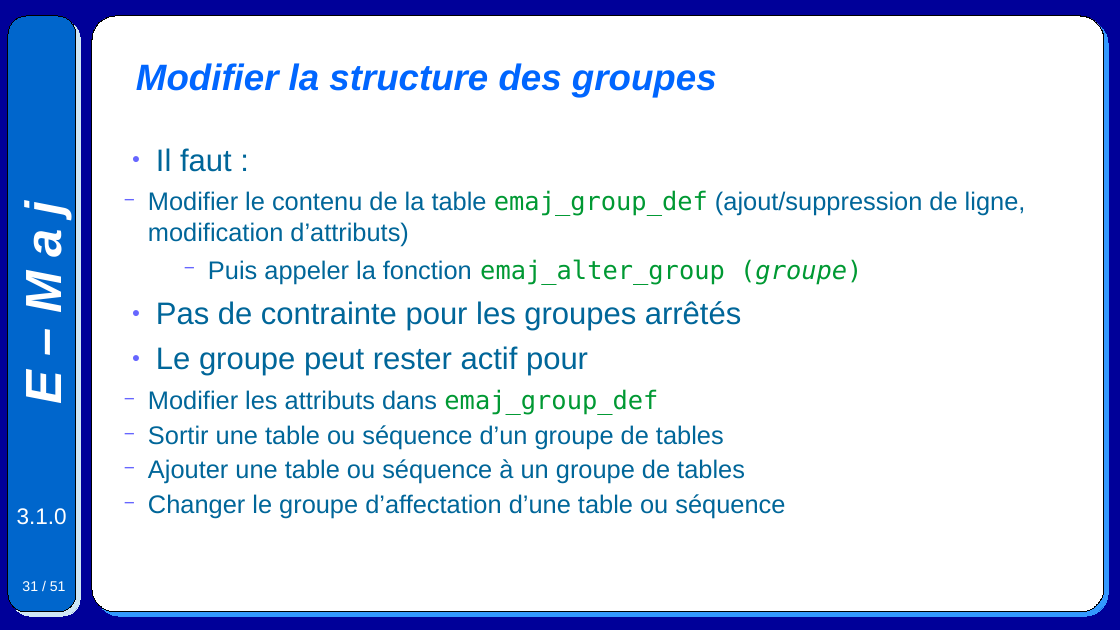
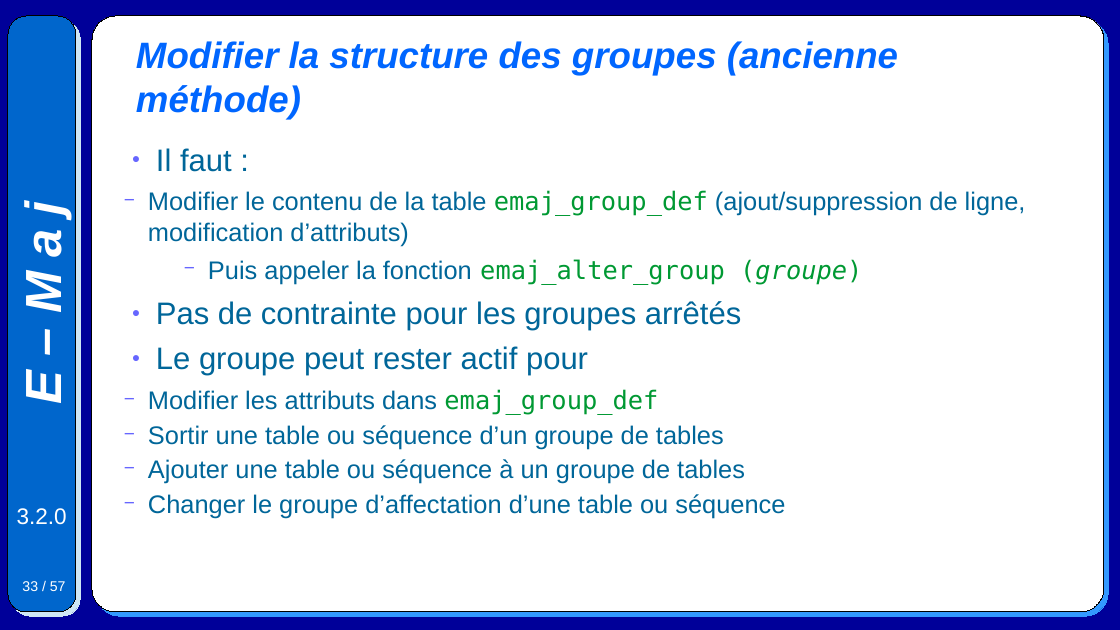
Before and after one commit to beaud76/emaj_doc, a slide deck: slide 33 of Emaj.devel_pres_fr.odp (slide 31 before the commit). Drawn at 1120x630 pixels with LibreOffice and Linux fonts; fonts in the diff are those of the drawing. Boxes give left, top, right and bottom in pixels: in the first picture for what was removed or moved away, otherwise in the second. Text is boxed around its words. In the diff, an @@ line names an element or a change of style, - is before the commit and + after.

```diff
--- a/Emaj.devel_pres_fr.odp
+++ b/Emaj.devel_pres_fr.odp
@@ title at (136, 41, 898, 120): text changed @@
-Modifier la structure des groupes
+Modifier la structure des groupes (ancienne méthode)
@@ text at (17, 508, 67, 525): text changed @@
-3.1.0
+3.2.0
@@ page number at (22, 581, 66, 591): text changed @@
-31 / 51
+33 / 57
```
Also in this commit, not shown: 50 other slides changed, 6 slides added, 6 other files.
